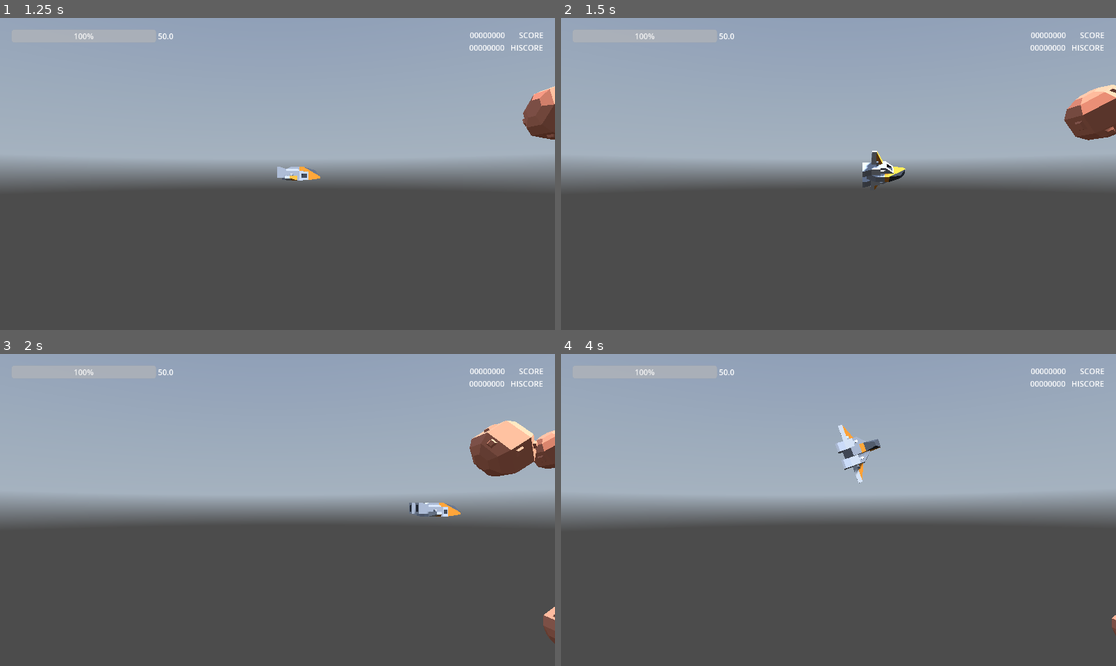
Above: before the commit, frames 1-4 (two rows, left to right).
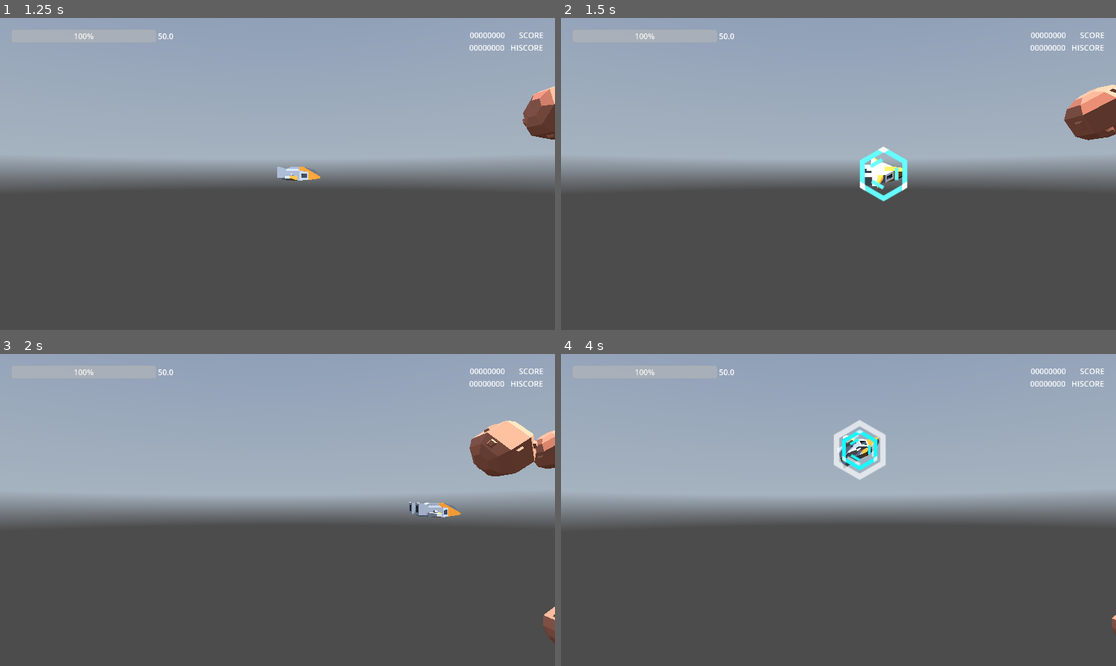
Above: after the commit, the same moments.

Repository: thomz2/smd-space-shooter
Game: Godot game, scene res://scenes/screens/main_menu.tscn
Same seed, same stepped clock (60 frames per second), same inputs: the game is played once before the commit and once after it. A sky picture missing from this copy of the repository is replaced by a grey-blue gradient.
Inputs (mouse positions are in pixels of both pictures, inside the frame that each line leads up to):
- Up to frame 1 (1.25 s): click "PLAY" at 0.5 s
- Up to frame 2 (1.5 s): tap Enter at 1.25 s; move the mouse to (960, 158) at 1.27 s; hold Right (ui_right) from 1.28 s (still down); tap X (dodge) at 1.35 s
- Up to frame 3 (2 s): keep holding Right (ui_right)
- Up to frame 4 (4 s): move the mouse to (727, 525) at 2.02 s; release Right (ui_right) at 2.03 s; hold Down (ui_down) 2.03-2.78 s; tap X (dodge) at 2.1, 3.05, 3.8 s; move the mouse to (894, 441) at 2.77 s; hold Right (ui_right) 2.78-3.53 s; hold Z (shoot) 2.78-3.53 s; move the mouse to (810, 572) at 3.52 s; hold Up (ui_up) from 3.53 s (still down); tap R at 3.6 s

Frame 1 is identical in both runs. In frame 2, 0.9% of the frame differs, in the area x 53-63%, y 41-59%; in frame 3, less than 0.1%; in frame 4, 1.2%, in the area x 49-59%, y 21-42%.

Commit message:
player iframes, reflect particle

Diff:
--- a/scenes/enemies/tank_ship.tscn
+++ b/scenes/enemies/tank_ship.tscn
@@ -7,6 +7,7 @@
 [ext_resource type="Script" path="res://scripts/combat/components/on_death_bullet_spawner.gd" id="4_xd7et"]
 [ext_resource type="PackedScene" uid="uid://cga4v1pg77y3o" path="res://scenes/enemies/generic_bullet.tscn" id="5_2l2y0"]
 [ext_resource type="Script" path="res://scripts/combat/components/on_death_award_points.gd" id="7_johcl"]
+[ext_resource type="Script" path="res://scripts/combat/components/on_leave_screen_despawn.gd" id="8_s5x3w"]
 
 [sub_resource type="BoxShape3D" id="BoxShape3D_p4dqk"]
 size = Vector3(1, 1.07199, 3.53087)
@@ -71,3 +72,6 @@
 [node name="OnDeathAwardPoints" type="Node" parent="."]
 script = ExtResource("7_johcl")
 score = 1000
+
+[node name="OnLeaveScreenDespawn" type="VisibleOnScreenNotifier3D" parent="."]
+script = ExtResource("8_s5x3w")
--- a/scenes/enemies/tiny_ship.tscn
+++ b/scenes/enemies/tiny_ship.tscn
@@ -1,10 +1,11 @@
-[gd_scene load_steps=7 format=3 uid="uid://buuemm8nn8my1"]
+[gd_scene load_steps=8 format=3 uid="uid://buuemm8nn8my1"]
 
 [ext_resource type="Script" path="res://scenes/enemies/tiny_ship.gd" id="1_3qv2x"]
 [ext_resource type="ArrayMesh" uid="uid://bols2sg286ig8" path="res://assets/kenney_spaceships/craft_speederB.obj" id="2_8a6ev"]
 [ext_resource type="Script" path="res://scripts/combat/components/on_death_bullet_spawner.gd" id="3_4h7nf"]
 [ext_resource type="PackedScene" uid="uid://cga4v1pg77y3o" path="res://scenes/enemies/generic_bullet.tscn" id="4_560ol"]
 [ext_resource type="Script" path="res://scripts/combat/components/on_death_award_points.gd" id="5_3h8vm"]
+[ext_resource type="Script" path="res://scripts/combat/components/on_leave_screen_despawn.gd" id="6_adtqp"]
 
 [sub_resource type="BoxShape3D" id="BoxShape3D_p4dqk"]
 size = Vector3(0.704529, 0.406417, 0.678572)
@@ -38,3 +39,6 @@
 [node name="OnDeathAwardPoints" type="Node" parent="."]
 script = ExtResource("5_3h8vm")
 score = 400
+
+[node name="OnLeaveScreenDespawn" type="VisibleOnScreenNotifier3D" parent="."]
+script = ExtResource("6_adtqp")
--- a/scenes/player/player.gd
+++ b/scenes/player/player.gd
@@ -13,13 +13,18 @@
 ## If negative, the player is not dodging
 var dodge_timer : float = 0.0
 
+## If positive, player is invincible (and is_invincible is set)
+var invincibility_timer : float = 0.0
+
 var is_invincible : bool = false :
 	set(value):
+		if value == is_invincible: return #update only if needed
 		is_invincible = value
 		if value: #disable collisions for player
 			set_collision_layer_value(2, false)
 		else:
 			set_collision_layer_value(2, true)
+
 
 ## What bullet to spawn when shoot button is pressed.
 @export var packed_bullet : PackedScene
@@ -50,6 +55,7 @@
 	can_shoot = true
 
 func _on_health_changed(_amount) -> void:
+	invincibility_timer = 1.0
 	$CollisionSFX.play()
 
 func shoot_bullet() -> void:
@@ -61,16 +67,18 @@
 
 func dodge() -> void:
 	$DodgingSFX.play()
-	dodge_timer = 0.5
-	var active_reflect_timer = 0.3
+	$ReflectParticle.restart()
+	dodge_timer = 0.8
+	invincibility_timer = 0.3
+	var active_reflect_timer = 0.4
 
 	var rotation_tween = create_tween().set_ease(Tween.EASE_OUT).set_trans(Tween.TRANS_CUBIC)
 	rotation_tween.tween_property(self, "rotation_degrees:z", 360, dodge_timer).from(0)
 
-	var invincibility_tween = create_tween()
-	invincibility_tween.tween_property(self, "is_invincible", true, 0)
-	invincibility_tween.tween_interval(active_reflect_timer)
-	invincibility_tween.tween_property(self, "is_invincible", false, 0)
+	#var invincibility_tween = create_tween()
+	#invincibility_tween.tween_property(self, "invincibility_timer", 0.6, 0)
+	#invincibility_tween.tween_interval(active_reflect_timer)
+	#invincibility_tween.tween_property(self, "invincibility_timer", 0.0, 0)
 
 	var reflect_tween = create_tween()
 	reflect_tween.tween_property(reflector, "disabled", false, 0)
@@ -100,6 +108,12 @@
 		can_shoot = false
 		$ShootTimer.start()
 
+	if invincibility_timer >= 0:
+		is_invincible = true
+		invincibility_timer -= delta
+	else:
+		is_invincible = false
+	print_debug(invincibility_timer, is_invincible)
 	if dodge_timer > 0:
 		dodge_timer -= delta
 		#if dodge_timer <= 0: #trying on tweeners for now
--- a/scenes/player/player.tscn
+++ b/scenes/player/player.tscn
@@ -8,12 +8,62 @@
 [ext_resource type="AudioStream" uid="uid://7lri4q7ovoiw" path="res://assets/SFX/421704__bolkmar__sfx-laser-shoot-02.wav" id="6_cwonh"]
 [ext_resource type="AudioStream" uid="uid://bsfg356yv2rq2" path="res://assets/SFX/dodgeSFX.wav" id="7_xi4m2"]
 [ext_resource type="AudioStream" uid="uid://b0lg1i4w7c6p1" path="res://assets/SFX/collision.ogg" id="8_5vhk2"]
+[ext_resource type="Texture2D" uid="uid://c4wcge8jw5keh" path="res://assets/icons8/icons8-hexagon-96.png" id="9_hnebt"]
 
 [sub_resource type="BoxShape3D" id="BoxShape3D_gsnyb"]
 size = Vector3(2.15039, 0.561646, 1.62308)
 
 [sub_resource type="SphereShape3D" id="SphereShape3D_0rek0"]
 radius = 1.2
+
+[sub_resource type="StandardMaterial3D" id="StandardMaterial3D_sywdc"]
+transparency = 1
+no_depth_test = true
+shading_mode = 0
+specular_mode = 2
+disable_ambient_light = true
+disable_fog = true
+vertex_color_use_as_albedo = true
+albedo_texture = ExtResource("9_hnebt")
+billboard_mode = 3
+billboard_keep_scale = true
+particles_anim_h_frames = 1
+particles_anim_v_frames = 1
+particles_anim_loop = false
+
+[sub_resource type="Curve" id="Curve_22jjx"]
+_data = [Vector2(0.286822, 1), 0.0, 0.0, 0, 0, Vector2(1, 0), 0.0, 0.0, 0, 0]
+point_count = 2
+
+[sub_resource type="CurveTexture" id="CurveTexture_4q01u"]
+curve = SubResource("Curve_22jjx")
+
+[sub_resource type="Gradient" id="Gradient_53acf"]
+offsets = PackedFloat32Array(0.234783, 0.852174)
+colors = PackedColorArray(1, 1, 1, 1, 20, 20, 20, 1)
+
+[sub_resource type="GradientTexture1D" id="GradientTexture1D_h6j71"]
+gradient = SubResource("Gradient_53acf")
+use_hdr = true
+
+[sub_resource type="Curve" id="Curve_jikn6"]
+_data = [Vector2(0, 0), 0.0, 3.31169, 0, 0, Vector2(0.445736, 1), 0.0, 0.0, 0, 0]
+point_count = 2
+
+[sub_resource type="CurveTexture" id="CurveTexture_o7m4g"]
+curve = SubResource("Curve_jikn6")
+
+[sub_resource type="ParticleProcessMaterial" id="ParticleProcessMaterial_vungs"]
+gravity = Vector3(0, 0, 0)
+scale_min = 3.0
+scale_max = 3.0
+scale_curve = SubResource("CurveTexture_o7m4g")
+color_ramp = SubResource("GradientTexture1D_h6j71")
+alpha_curve = SubResource("CurveTexture_4q01u")
+
+[sub_resource type="PlaneMesh" id="PlaneMesh_rx3s1"]
+size = Vector2(1, 1)
+orientation = 2
 
 [node name="Player" type="CharacterBody3D" groups=["PLAYER"]]
 collision_layer = 2
@@ -54,3 +104,13 @@
 
 [node name="CollisionSFX" type="AudioStreamPlayer3D" parent="."]
 stream = ExtResource("8_5vhk2")
+
+[node name="ReflectParticle" type="GPUParticles3D" parent="."]
+material_override = SubResource("StandardMaterial3D_sywdc")
+emitting = false
+amount = 3
+lifetime = 0.3
+one_shot = true
+local_coords = true
+process_material = SubResource("ParticleProcessMaterial_vungs")
+draw_pass_1 = SubResource("PlaneMesh_rx3s1")
Binary file added: assets/icons8/icons8-hexagon-96.png
Not shown, added: assets/icons8/icons8-hexagon-96.png.import
Not shown: 1 places in scenes/enemies/tank_ship.tscn that only renumber resources
Not shown: 1 places in scenes/player/player.tscn that only renumber resources
